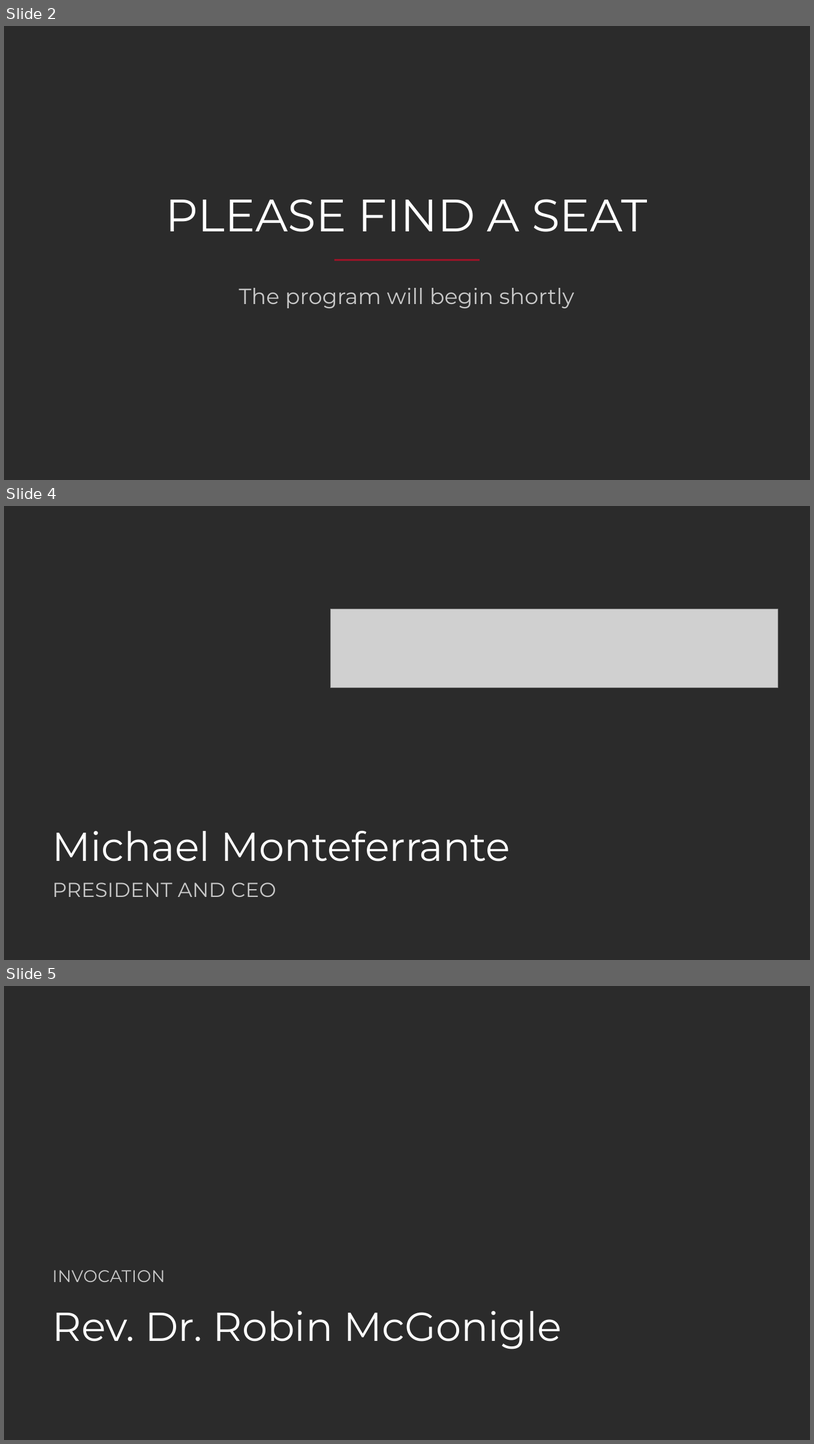
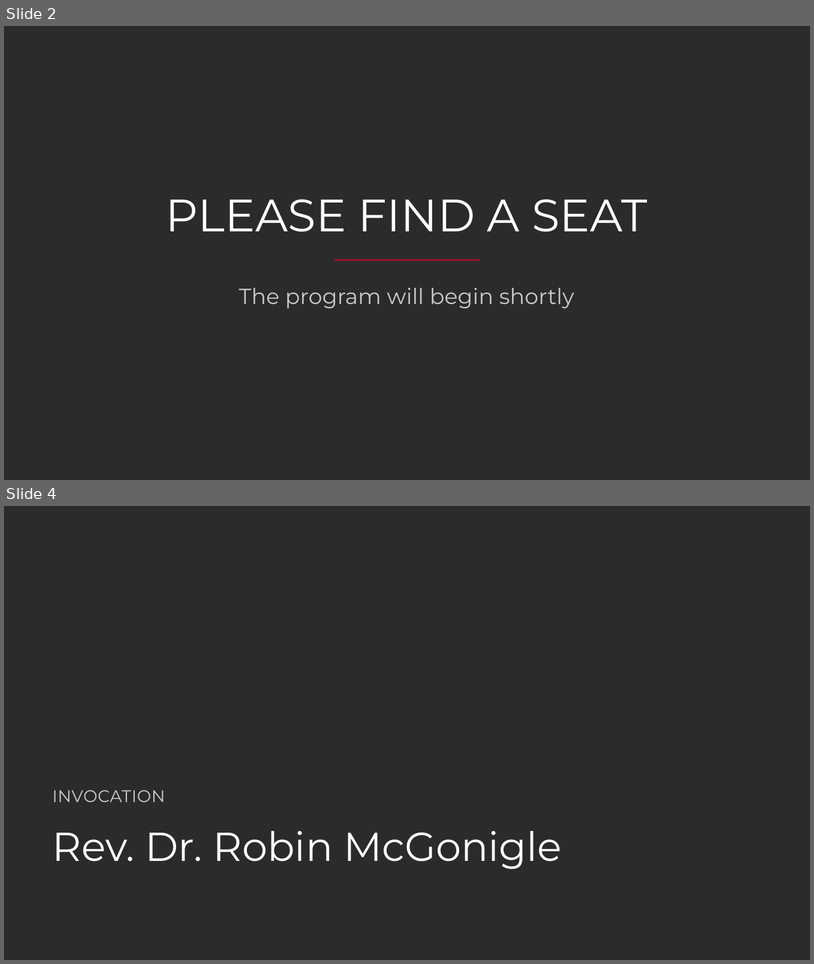
Before and after one commit to LauraRestum/gala_asset_dashboard, a slide deck: assets/2026-gala-program-presentation.pptx. Shown one above the other, each under a label of ours: slides 2, 4 and 5 before the commit, slides 2 and 4 after it; the slides between them are not shown. The pictures are 814x1444 and 814x964 pixels, drawn with LibreOffice and Linux fonts; fonts in the diff are those of the drawing; grey boxes stand for pictures; background and template pictures are left out; a plain dark background stands for a picture behind light text. Boxes give left, top, right and bottom in pixels: in the first picture for what was removed or moved away, otherwise in the second. Text is boxed around its words. In the diff, an @@ line names an element or a change of style, - is before the commit and + after.

```diff
--- a/assets/2026-gala-program-presentation.pptx
+++ b/assets/2026-gala-program-presentation.pptx
@@ slide 4 removed at [4,506,810,960], background picture (left out) @@
@@ picture removed at [330,609,779,687] @@
@@ text removed at [53,831,511,861] @@
-Michael Monteferrante
@@ text removed at [53,882,276,897] @@
-PRESIDENT AND CEO
@@ what was slide 5 is now slide 4 @@
```
Also in this commit, not shown: 6 slides changed, 5 slides added, 1 other slide removed, 34 other files.
